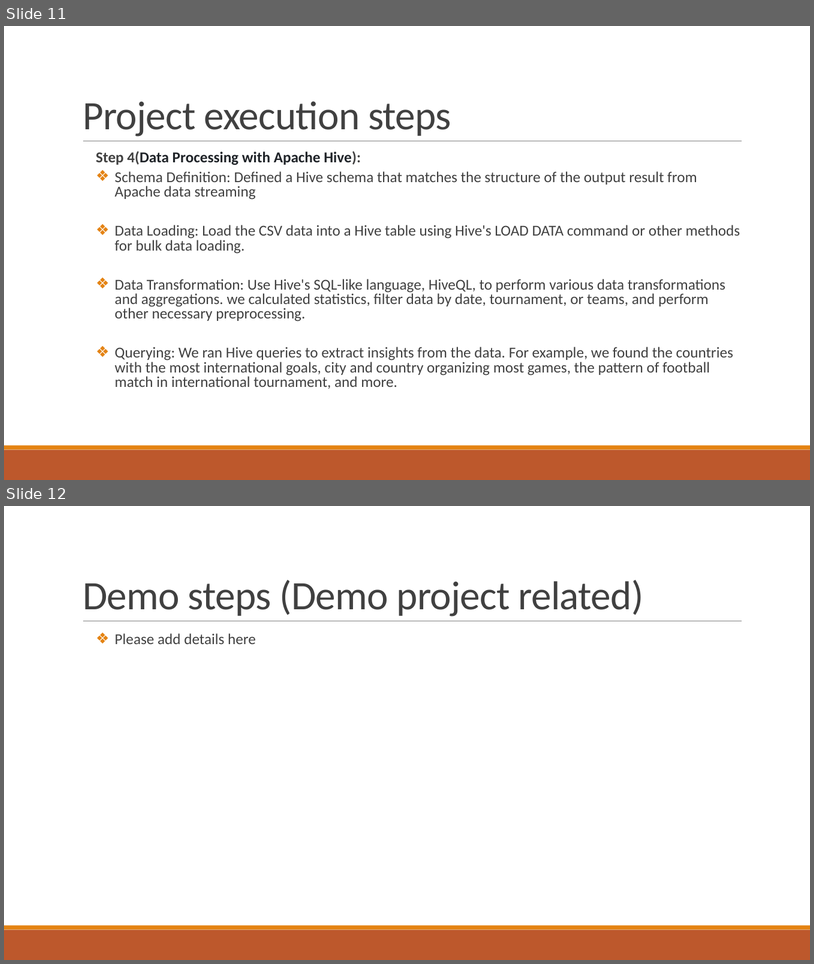
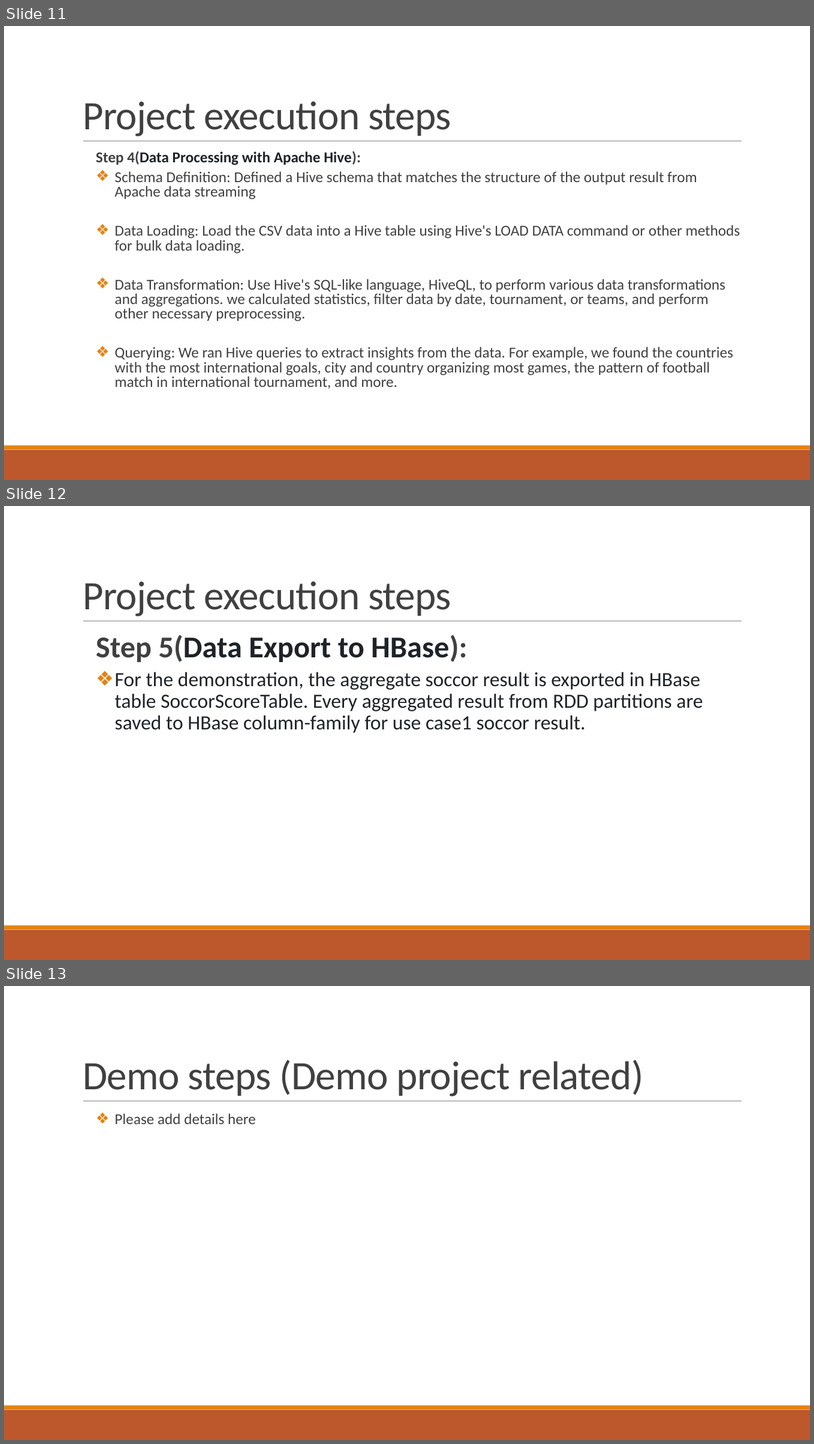
Before and after one commit to pbudhathoki/CS523-BDT-SoccorAnalyser, a slide deck: Final Project-SoccorAnalyser-Group4.pptx. Shown one above the other, each under a label of ours: slides 11 and 12 before the commit, slides 11, 12 and 13 after it. The pictures are 814x964 and 814x1444 pixels, drawn with LibreOffice and Linux fonts; fonts in the diff are those of the drawing. Boxes give left, top, right and bottom in pixels: in the first picture for what was removed or moved away, otherwise in the second. Text is boxed around its words. In the diff, an @@ line names an element or a change of style, - is before the commit and + after.

```diff
--- a/Final Project-SoccorAnalyser-Group4.pptx
+++ b/Final Project-SoccorAnalyser-Group4.pptx
@@ slide 12 added at [4,506,810,960], background #FFFFFF; not listed: 3 template elements that a slide beside it also shows @@
@@ title added at [83,581,452,616], 48 pt, text #404040 @@
+Project execution steps
@@ text added at [96,635,703,733], 24 pt, text #1F2328 @@
+  Step 5(Data Export to HBase):
+  ❖ For the demonstration, the aggregate soccor result is exported in HBase table SoccorScoreTable. Every aggregated result from RDD partitions are saved to HBase column-family for use case1 soccor result.
@@ what was slide 12 is now slide 13 @@
```
Also in this commit, not shown: 3 slides changed, 2 other files.
